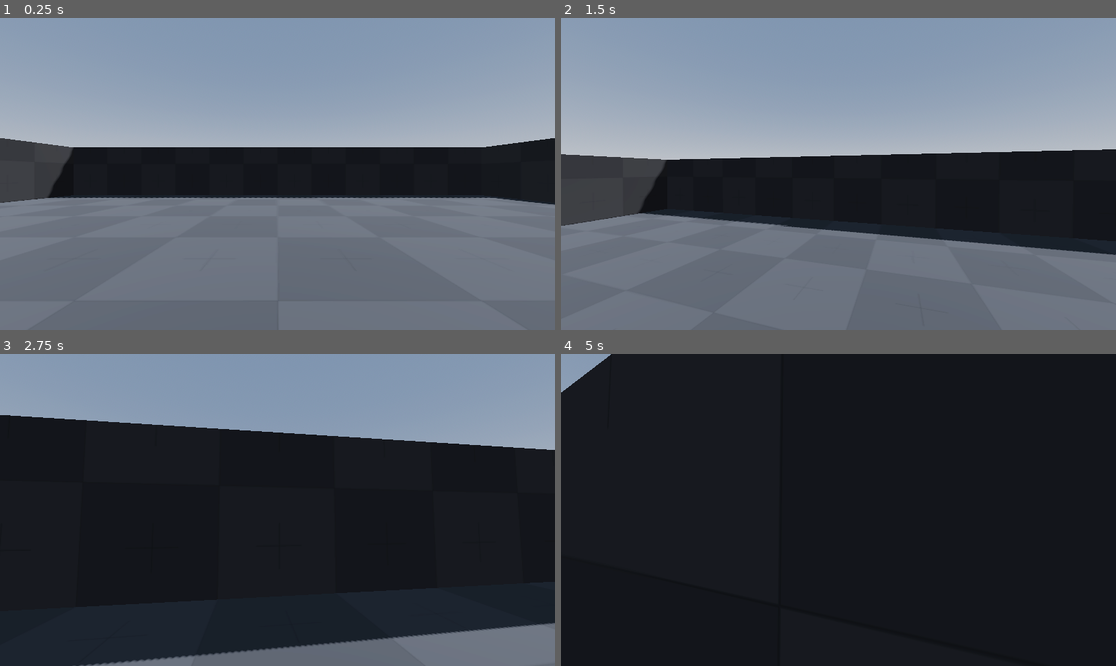
Above: before the commit, frames 1-4 (two rows, left to right).
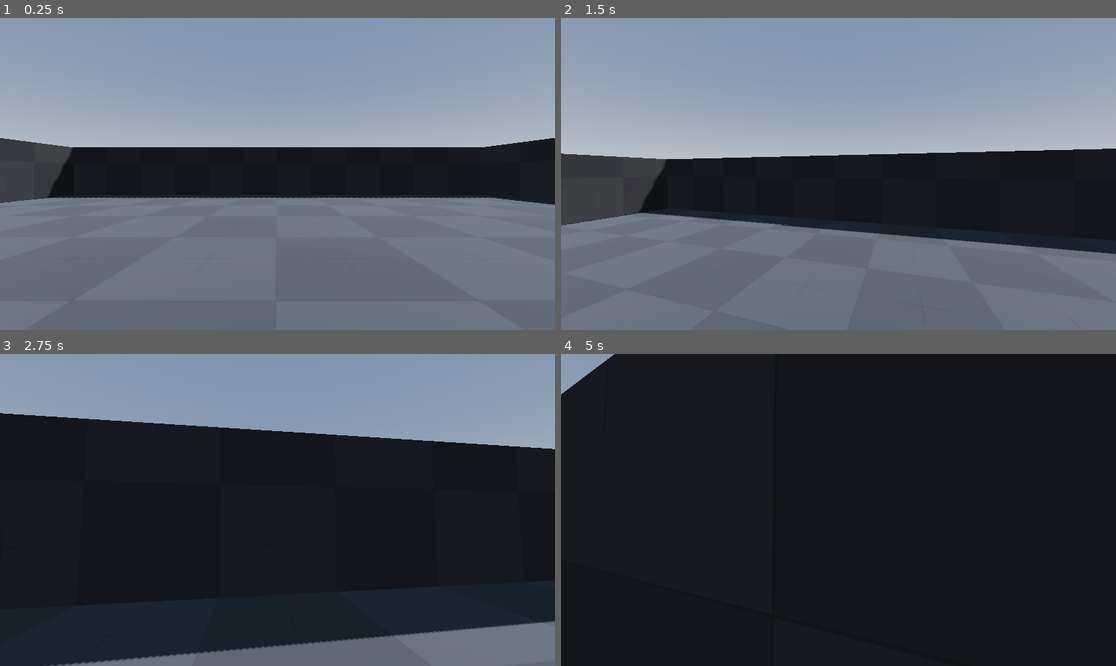
Above: after the commit, the same moments.

Repository: sebha01/Godot-Fps-Tutorial
Game: Godot game, scene res://Scenes/world.tscn
The game is run twice, just before and just after one commit, with the same random seed, the same clock (stepped at 60 frames per second) and the same inputs.
Inputs (mouse positions are in pixels of both pictures, inside the frame that each line leads up to):
- Up to frame 1 (0.25 s): no input
- Up to frame 2 (1.5 s): tap Enter at 0.5 s; move the mouse to (866, 174) at 0.52 s; hold Up (Up) from 0.53 s (still down); tap Space (Jump) at 0.77 s; move the mouse to (810, 174) at 1.27 s
- Up to frame 3 (2.75 s): keep holding Up (Up); tap Space (Jump) at 1.52 s; move the mouse to (288, 503) at 2.02 s
- Up to frame 4 (5 s): keep holding Up (Up); move the mouse to (832, 516) at 2.77 s; tap Space (Jump) at 3.02, 3.5, 3.77, 4.52 s; move the mouse to (877, 513) at 3.52 s; tap Enter at 4.25 s; move the mouse to (794, 506) at 4.27 s

The runs differ from the first frame. In frame 1, less than 0.1% of the frame differs, in the area x 0-100%, y 38-60%; in frame 2, 0.5%; in frame 3, 1.3%, in the area x 0-100%, y 18-100%; in frame 4, less than 0.1%.

Commit message:
Head bob added

Diff:
--- a/Scripts/Player.gd
+++ b/Scripts/Player.gd
@@ -6,6 +6,11 @@
 const SENSITIVITY = 0.003
 
 var gravity = 9.8
+
+#bob variabels
+const BOB_FREQ = 2.0
+const BOB_AMP = 0.058
+var t_bob = 0.0
 
 @onready var head = $Head
 @onready var camera = $Head/Camera3D
@@ -39,4 +44,14 @@
 		velocity.x = 0.0
 		velocity.z = 0.0
 
+	#head bob
+	t_bob += delta * velocity.length() * float(is_on_floor())
+	camera.transform.origin = _headbob(t_bob)
+
 	move_and_slide()
+
+func _headbob(time)->Vector3:
+	var pos = Vector3.ZERO
+	pos.y = sin(time * BOB_FREQ) * BOB_AMP
+	pos.x = cos(time * BOB_FREQ / 2) * BOB_AMP
+	return pos
